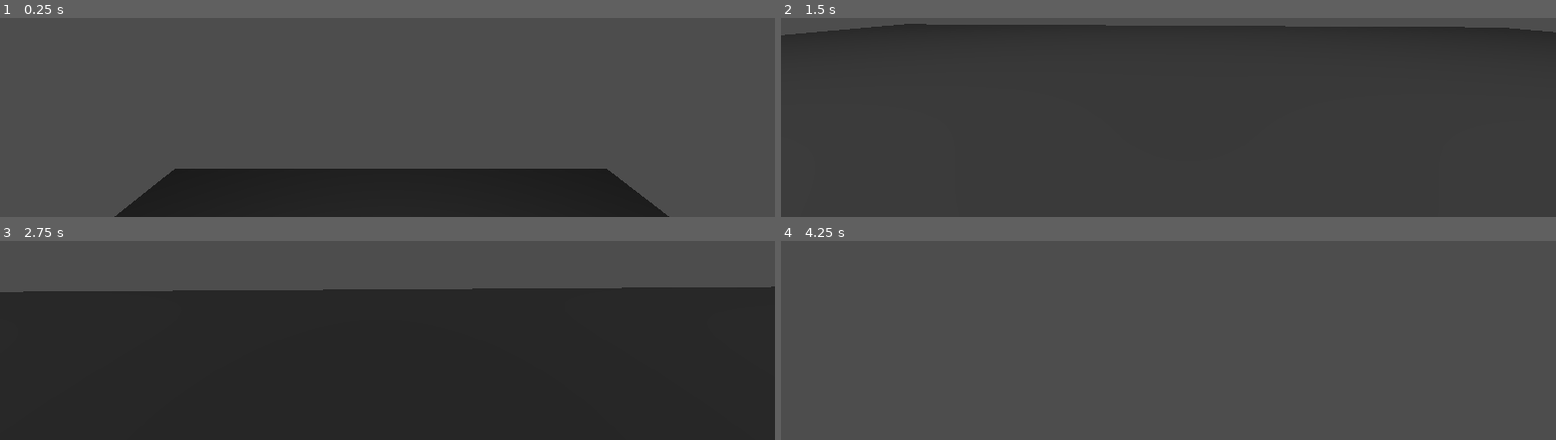
Above: before the commit, frames 1-4 (two rows, left to right).
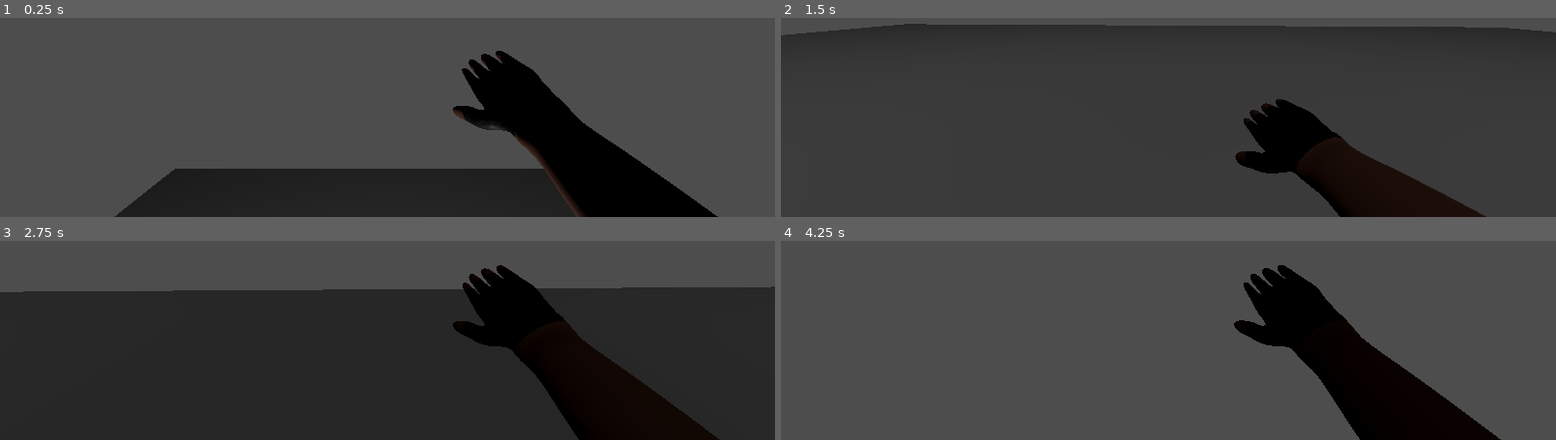
Above: after the commit, the same moments.

Repository: big-man-brendan/Vertigo
Game: Godot game, scene res://Scenes/test_bench.tscn
Same seed, same stepped clock (60 frames per second), same inputs: the game is played once before the commit and once after it.
Inputs (mouse positions are in pixels of both pictures, inside the frame that each line leads up to):
- Up to frame 1 (0.25 s): no input
- Up to frame 2 (1.5 s): tap Enter (ui_accept) at 0.5, 0.6, 0.77, 1.07 s; move the mouse to (outside the picture) at 0.52 s; hold W (Forward) from 0.53 s (still down); move the mouse to (outside the picture) at 1.27 s; tap Alt at 1.35 s
- Up to frame 3 (2.75 s): keep holding W (Forward); tap Enter (ui_accept) at 1.52, 1.55, 1.82, 2.3 s; move the mouse to (outside the picture) at 2.02 s; tap Shift at 2.1 s
- Up to frame 4 (4.25 s): keep holding W (Forward); move the mouse to (outside the picture) at 2.77 s; tap Enter (ui_accept) at 2.85, 3.02, 3.32, 3.77, 3.8, 4.07 s; move the mouse to (outside the picture) at 3.52 s; tap Alt at 3.6 s

The runs differ from the first frame. In frame 1, 10% of the frame differs, in the area x 58-93%, y 16-100%; in frame 2, 7.8%; in frame 3, 11%; in frame 4, 11%, in the area x 58-93%, y 12-100%.

Commit message:
Worked on vaulting a bit, i redid the way that the vault acutaly works. its still pretty jank but whatever. i also made some hands and had a go animated them. they are unholy levels of chopped but it works i guess

Diff:
--- a/Scenes/player.tscn
+++ b/Scenes/player.tscn
@@ -1,6 +1,7 @@
 [gd_scene format=3 uid="uid://cq7dehoggxw7w"]
 
 [ext_resource type="Script" uid="uid://iio56ia0yxmv" path="res://Scripts/player.gd" id="1_v0iea"]
+[ext_resource type="PackedScene" uid="uid://lnj3jioxstlu" path="res://Assets/right_hand.glb" id="2_cvnsp"]
 
 [sub_resource type="CapsuleShape3D" id="CapsuleShape3D_v0iea"]
 
@@ -14,3 +15,6 @@
 
 [node name="Camera3D" type="Camera3D" parent="Head" unique_id=1991187671]
 current = true
+
+[node name="right_hand" parent="Head/Camera3D" unique_id=2080185 instance=ExtResource("2_cvnsp")]
+transform = Transform3D(0.056291644, -0.032499995, -1.16415315e-10, 0.032432254, 0.056174308, 0.0041945996, -0.0020972998, -0.0036326298, 0.06486451, 0.5801579, -0.5393265, -0.49)
--- a/Scripts/player.gd
+++ b/Scripts/player.gd
@@ -7,6 +7,7 @@
 var vaulting = false
 var new_pos = Vector3.ZERO
 var frames_since_vaultstart = 0
+var last_vault_cast = 0
 
 func _ready() -> void:
 	Input.set_mouse_mode(Input.MOUSE_MODE_CAPTURED)
@@ -38,11 +39,13 @@
 	else:
 		return false
 
-func vault_ray(height,output):
+func vault_ray(height, output):
+
+	#Mostly boilerplate but it just casts a ray and returns extra data if i want it
 
 	var space = get_world_3d().direct_space_state
 
-	var start = global_position + Vector3(0,height,0)
+	var start = global_position + Vector3(0, height, 0)
 	var end = start + $Head.transform.basis.z * -2.0
 
 	var query = PhysicsRayQueryParameters3D.create(start, end)
@@ -53,12 +56,16 @@
 	if result:
 
 		if output:
-			return [true,end]
+			return [true, result.position]
 		else:
 			return true
+
+	if output:
+		return [false, Vector3.ZERO]
 
 	else:
 		return false
+
 
 
 func _physics_process(delta: float) -> void:
@@ -110,15 +117,44 @@
 
 				var lastray = Vector3.ZERO
 				var start_pos = position
-				while vault_ray(-1,false) == true:
-
-					position.y += 0.1
-
-				new_pos = global_position + Vector3(0, 0,0) + $Head.transform.basis.z * -2.0
-
-				vaulting = true
-
-				position = start_pos
+
+
+				while true:
+
+
+					var ray_end =  0
+					var ray_bool = true
+
+					#a little work around to return 2 things back.
+					#and i gotta force it to be an array or else
+					#godot thinks it might not be and crashes my program
+					var packed_data: Array = vault_ray(-1,true)
+
+
+					ray_end = packed_data[1]
+					ray_bool = packed_data[0]
+
+					if  not ray_bool:
+						new_pos = last_vault_cast + Vector3(0,1.1,0)
+
+						vaulting = true
+						position = start_pos
+						vaulting = true
+						break
+
+					else:
+						position.y += 0.1
+						last_vault_cast = ray_end
+
+					#while vault_ray(-1,false) == true:
+						#
+						#position.y += 0.1
+					#
+					#new_pos = global_position + Vector3(0, 0,0) + $Head.transform.basis.z * -2.0
+					#
+					#vaulting = true
+					#
+					#position = start_pos
 
 		elif jump_possible:
 			print("Outcome = Jump")
@@ -156,6 +192,24 @@
 
 
 	var direction : Vector3 = ($Head.transform.basis * Vector3(input_dir.x, 0, input_dir.y)).normalized()
+
+
+
+
+	#Add some hand movement :)
+
+	var hands = $Head/Camera3D/right_hand
+
+	var bob_amount = 0.05
+	var bob_speed = 8.0
+
+
+	var movement = velocity.length()
+
+	if movement > 0:
+		var bob = sin(Time.get_ticks_msec() / 1000.0 * bob_speed) * bob_amount
+
+		hands.rotation.x = bob * 3
 
 
 
Binary file added: Assets/right_hand.glb
Not shown, added: Assets/right_hand.glb.import
Binary file added: Assets/right_hand_leather_red_02_nor_gl_1k.png
Not shown, added: Assets/right_hand_leather_red_02_nor_gl_1k.png.import
Binary file added: Assets/right_hand_leather_red_02_rough_1k.png
Not shown, added: Assets/right_hand_leather_red_02_rough_1k.png.import
